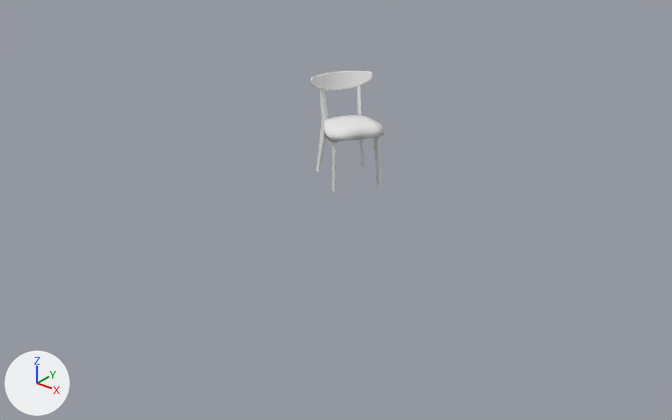
What one commit did to the OBJ model part2/files/object_mesh/32.obj.
The view is the same before and after, from a 50 mm camera at (3.63, -4.65, 2.59) aimed at (0.1, -0.23, -0.15). Every picture has the same lights, and +X, +Y and +Z are marked at lower left. Where no turn or scale is listed for an object, it has been applied to the vertices.

Objects in the first picture: 'Cloth_102'.
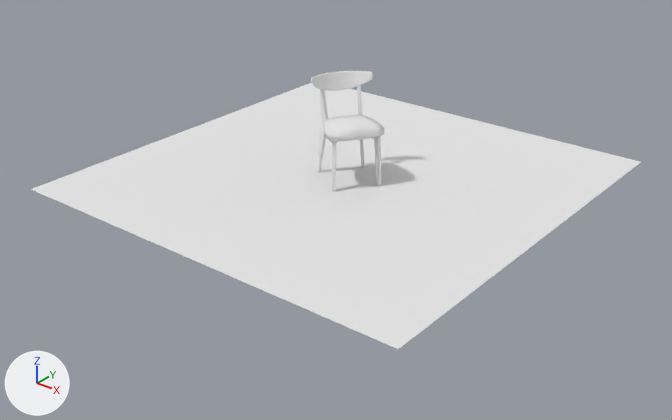
The change, as a list of edits to the scene's bpy script:
```text
Add mat_none:
    mat_none = principled_material('None')
    mat_none.base_color = (0.8, 0.8, 0.8)  # white #e7e7e7
    mat_none.roughness = 1.0
Add me_floor_plane_026:
    me_floor_plane_026.from_pydata(...)  # 10404 vertices, 10201 faces; spans x -1.5..1.5, y -1.5..1.5, z 0.0
    me_floor_plane_026.materials.append(mat_none)  # white #e7e7e7
Add ob_floor_plane_026:
    ob_floor_plane_026 = bpy.data.objects.new('Floor_Plane.026', me_floor_plane_026)
    ob_floor_plane_026.location = (0.0, 0.0, 0.0)
```

Boxes (x1, y1, x2, y2) around the edits, measured in the pictures (672 x 420 px):
'Floor_Plane.026', added
    after: (31, 83, 641, 349)
